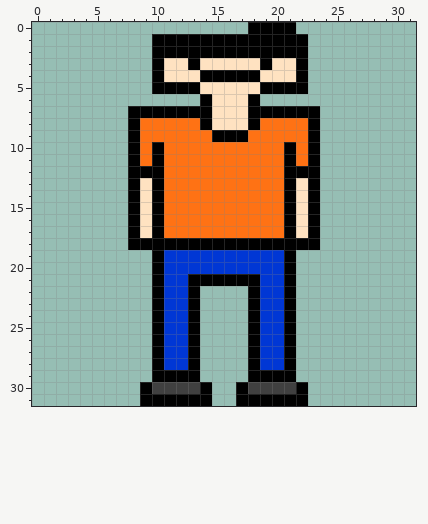
Pixel-art sprite: First Game.gmx/sprites/images/spr_player_still_0.png. The picture above is the old version.
The file is 32x32 pixels. Colours within 5 levels of each other are drawn and written as one.
And afterwards:
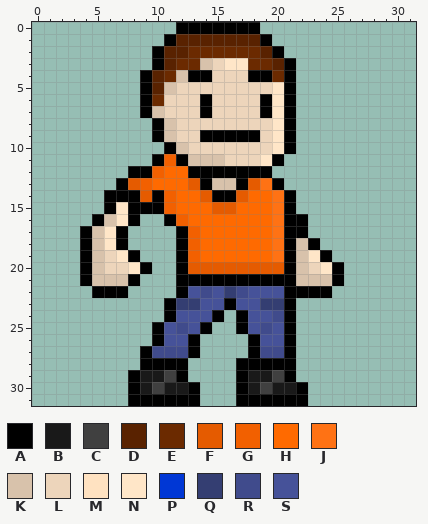
Palette (. is transparent): A #000000  B #191919  C #404040  D #592200  E #6b2a00  F #e55b00  G #f26000  H #ff6a00  J #ff7214  K #d8c2ab  L #edd5bb  M #ffe2c1  N #ffe6c8  P #0037d5  Q #343e72  R #404b8c  S #465299
What changed:
Changed rows in their new state; - is an unchanged pixel.
first column x 4:
 0 --------AAAAAA-...----
 1 ------.-DDDDDDD-...---
 2 -------DDEEEEEED-..---
 3 -------DEEKLNNEEDA.---
 4 -----ADEKA-LLL-AEA.---
 5 -----ADKLLLLLLLLN-.---
 6 -----AELLL-LLLLANA----
 7 ----.-KLLL-LLLL-N-..--
 8 ----..AKLLLLLLLLNA..--
 9 ----..AKLLA---ALNA..--
10 ----...AKLLLLLLLN-..--
11 ----..-GAKKKLLLNA...--
12 ------GHHAAAAAAA....--
13 ---AFGHHHFAKKAF-A...--
14 --AA-F-GHHFAAFHH--..--
15 --AN-A-GHHHFFHHH--..--
16 -AKN-..AGHHHHHHH--A.--
17 AKNA....AGHHHHHH--A.--
18 AKNA....-GHHHHHHJ-K---
19 AKLNA-..AGHHHHHHJ-KNA-
20 AKLLNA..AFFFFFFFF-KLNA
21 AKKKA-..A------AA-KKKA
22 -AAA--..ASRSQRSSS-AAA-
23 ------.AQQSSASSQQ-----
24 ------.ASSSA-ASSR-----
25 -------SRSA--ASRS-----
26 -------SS------SS-----
27 -----ARRR------RR-----
28 -----A-AA.---A-AA-----
29 ----ABBC-.---ABBC-----
30 ----AB-BBA.---B-BB----
31 ----A-----.-----------
Pixel boxes of the changes (left, top, right, bottom) in both pictures:
changed: (80, 22, 344, 406)
